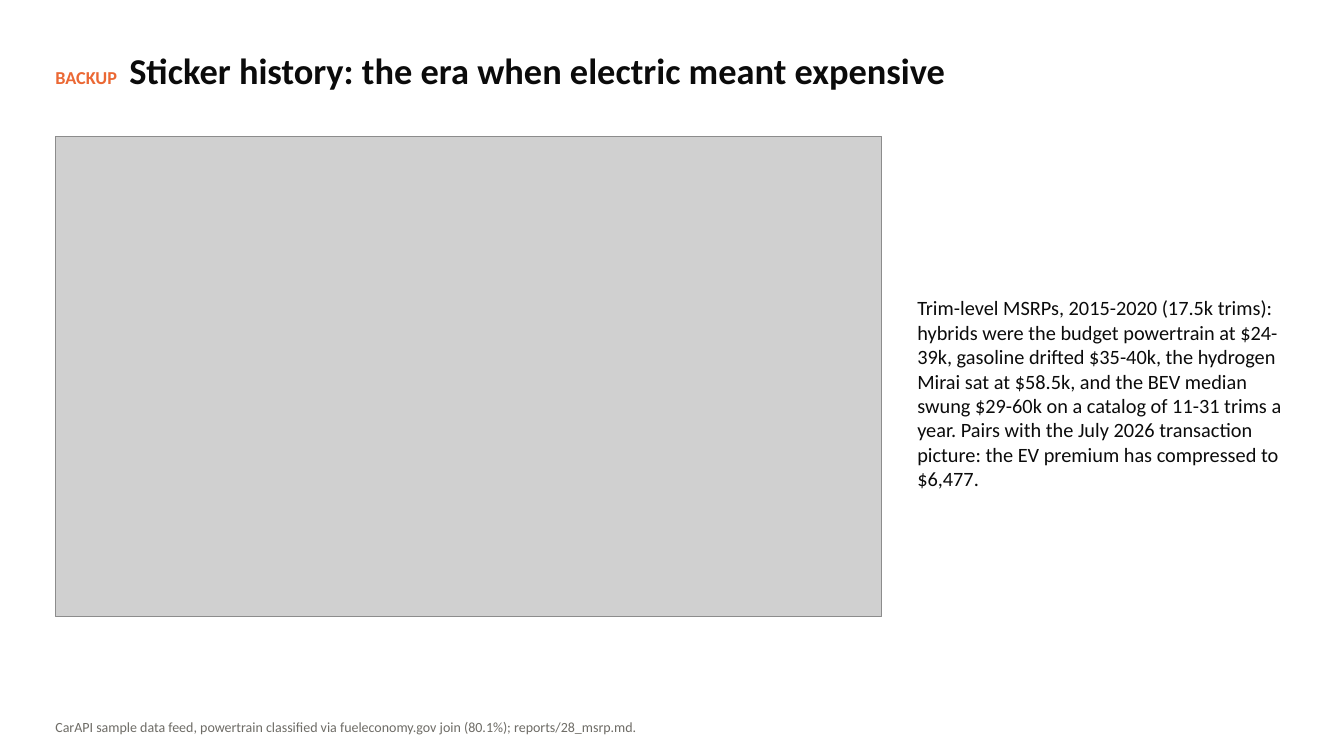
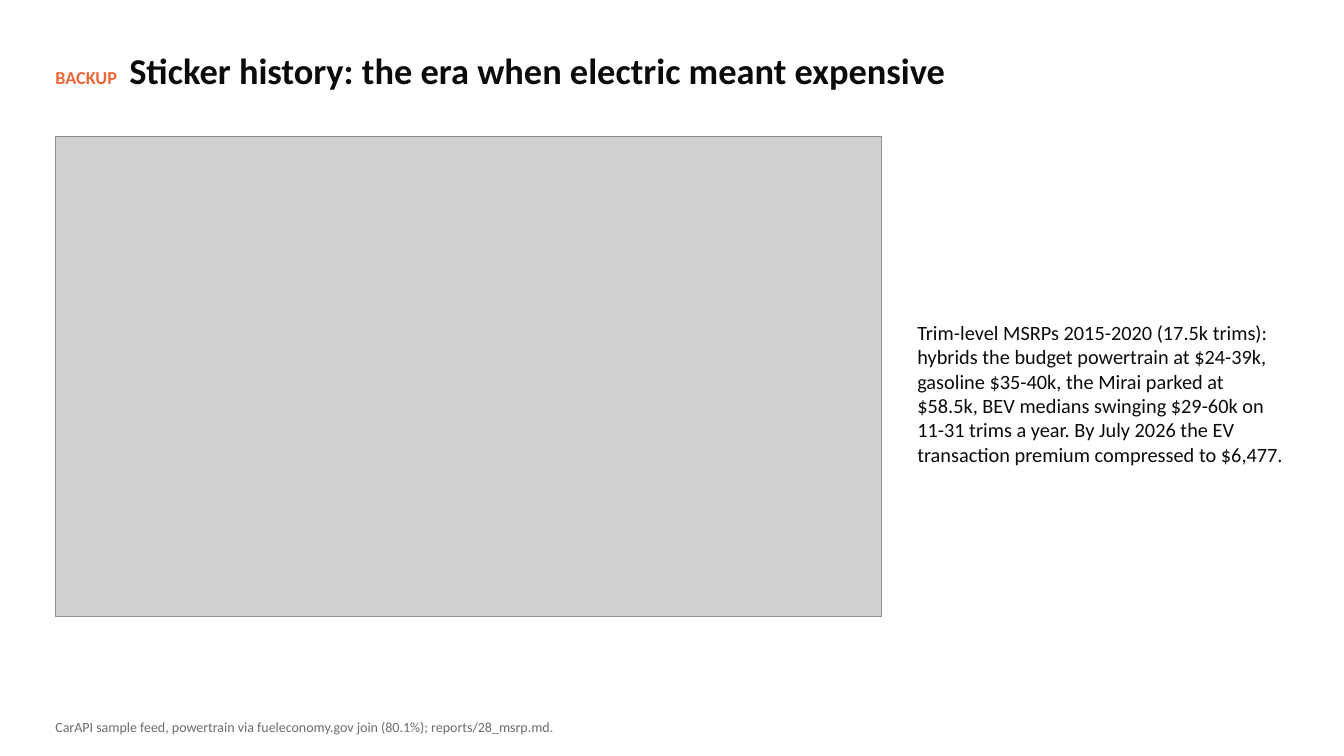
Before and after one commit to SCherwonik/OS3180, a slide deck: slide 25 of MPG Prediction Deck.pptx (slide 18 before the commit). Drawn at 1344x756 pixels with LibreOffice and Linux fonts; fonts in the diff are those of the drawing; grey boxes stand for pictures. Boxes give left, top, right and bottom in pixels: in the first picture for what was removed or moved away, otherwise in the second. Text is boxed around its words. In the diff, an @@ line names an element or a change of style, - is before the commit and + after.

```diff
--- a/MPG Prediction Deck.pptx
+++ b/MPG Prediction Deck.pptx
@@ text at (x1=917, y1=325, x2=1283, y2=466): text changed @@
-Trim-level MSRPs, 2015-2020 (17.5k trims): hybrids were the budget powertrain at $24-39k, gasoline drifted $35-40k, the hydrogen Mirai sat at $58.5k, and the BEV median swung $29-60k on a catalog of 11-31 trims a year. Pairs with the July 2026 transaction picture: the EV premium has compressed to $6,477.
+Trim-level MSRPs 2015-2020 (17.5k trims): hybrids the budget powertrain at $24-39k, gasoline $35-40k, the Mirai parked at $58.5k, BEV medians swinging $29-60k on 11-31 trims a year. By July 2026 the EV transaction premium compressed to $6,477.
@@ text at (x1=55, y1=722, x2=553, y2=735): text changed @@
-CarAPI sample data feed, powertrain classified via fueleconomy.gov join (80.1%); reports/28_msrp.md.
+CarAPI sample feed, powertrain via fueleconomy.gov join (80.1%); reports/28_msrp.md.
```
Also in this commit, not shown: 20 other slides changed, 7 slides added, 3 slides removed, 3 other files.
